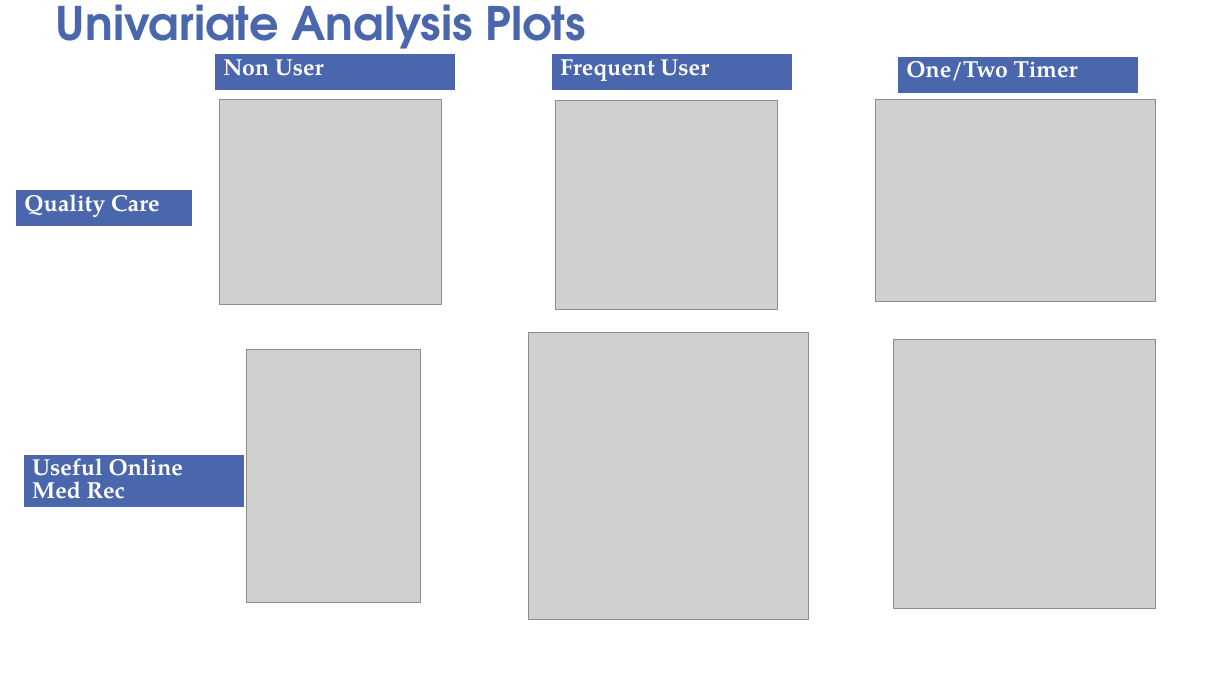
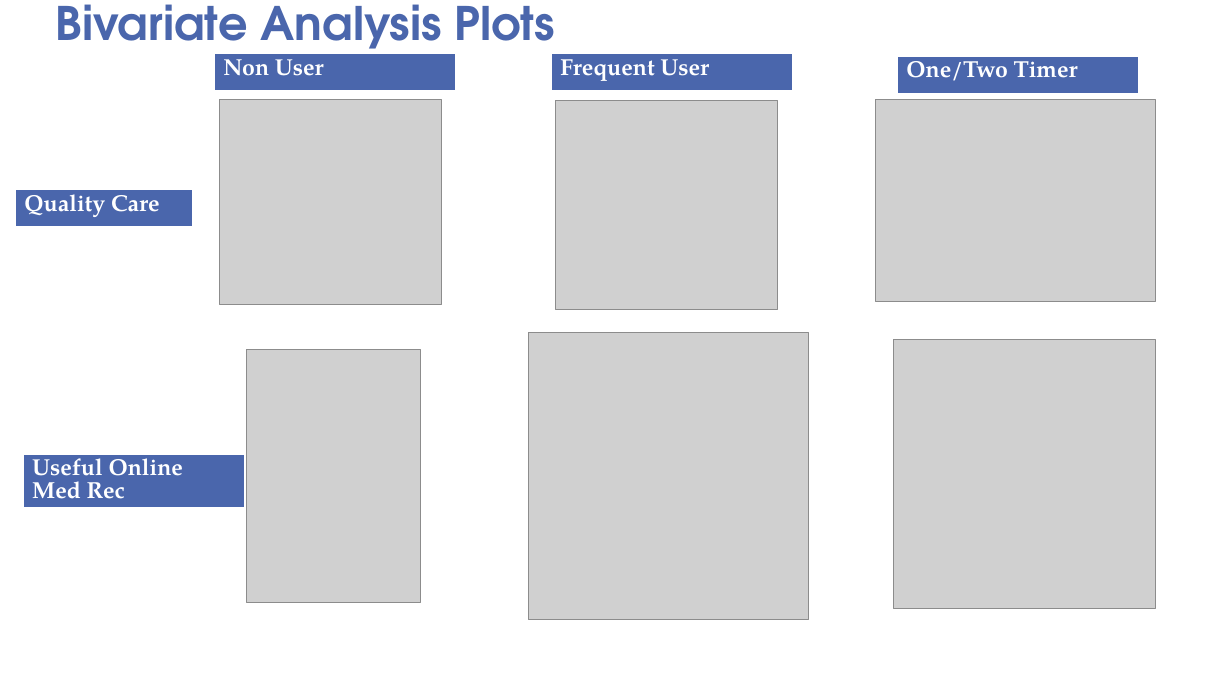
Before and after one commit to VIgneshGV91/HINTS5-Data-Analysis, a slide deck: slide 11 of HINTS5_Data_Analysis.pptx. Drawn at 1232x693 pixels with LibreOffice and Linux fonts; fonts in the diff are those of the drawing; grey boxes stand for pictures; background and template pictures are left out. Boxes give left, top, right and bottom in pixels: in the first picture for what was removed or moved away, otherwise in the second. Text is boxed around its words. In the diff, an @@ line names an element or a change of style, - is before the commit and + after.

```diff
--- a/HINTS5_Data_Analysis.pptx
+++ b/HINTS5_Data_Analysis.pptx
@@ title at box(55, 4, 555, 59): text changed @@
-Univariate Analysis Plots
+Bivariate Analysis Plots
```
Also in this commit, not shown: 1 other slide changed.
